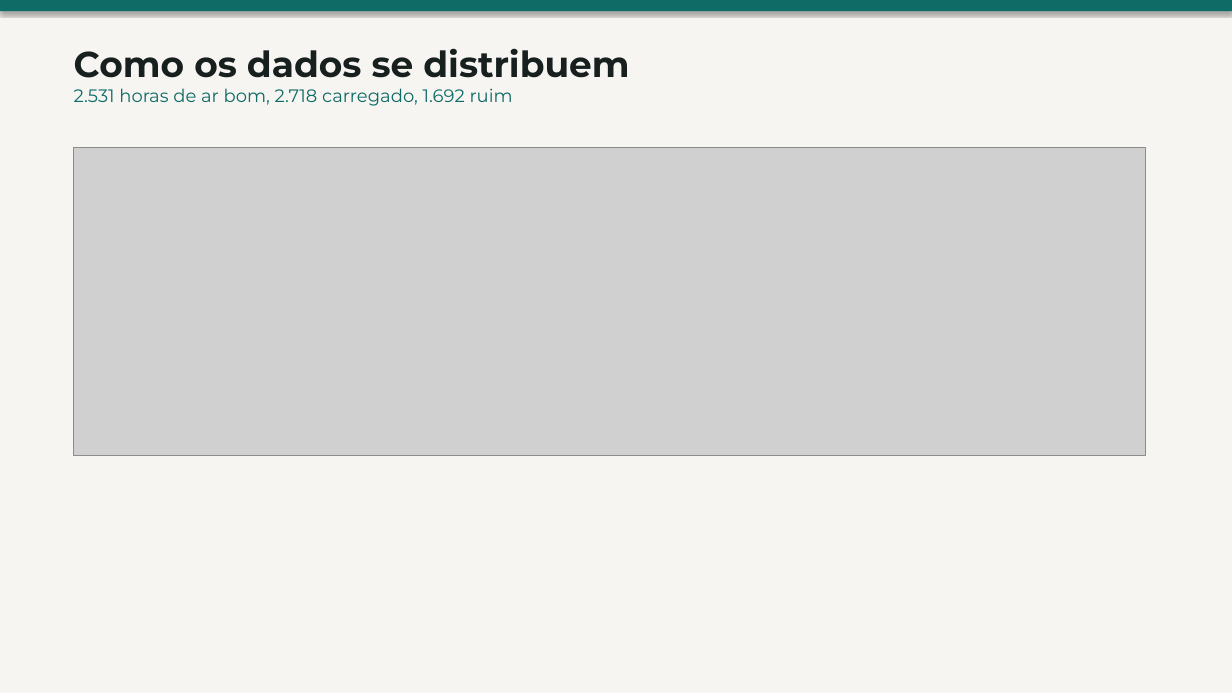
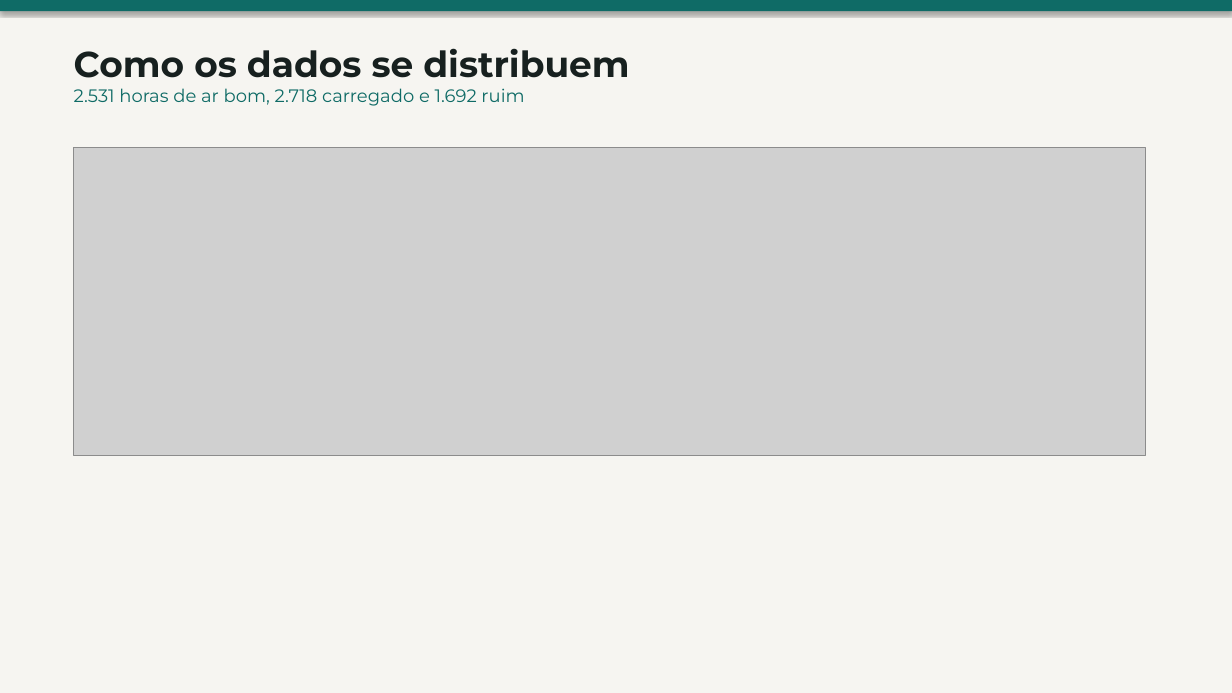
Before and after one commit to iskisraell/respiracidadao-gs, a slide deck: slide 3 of docs/06_RespiraCidadao_ML_Slides.pptx. Drawn at 1232x693 pixels with LibreOffice and Linux fonts; fonts in the diff are those of the drawing; grey boxes stand for pictures. Boxes give left, top, right and bottom in pixels: in the first picture for what was removed or moved away, otherwise in the second. Text is boxed around its words. In the diff, an @@ line names an element or a change of style, - is before the commit and + after.

```diff
--- a/docs/06_RespiraCidadao_ML_Slides.pptx
+++ b/docs/06_RespiraCidadao_ML_Slides.pptx
@@ text at bbox=[74, 88, 524, 106]: text changed @@
-2.531 horas de ar bom, 2.718 carregado, 1.692 ruim
+2.531 horas de ar bom, 2.718 carregado e 1.692 ruim
```
Also in this commit, not shown: 6 other slides changed, 46 other files.
